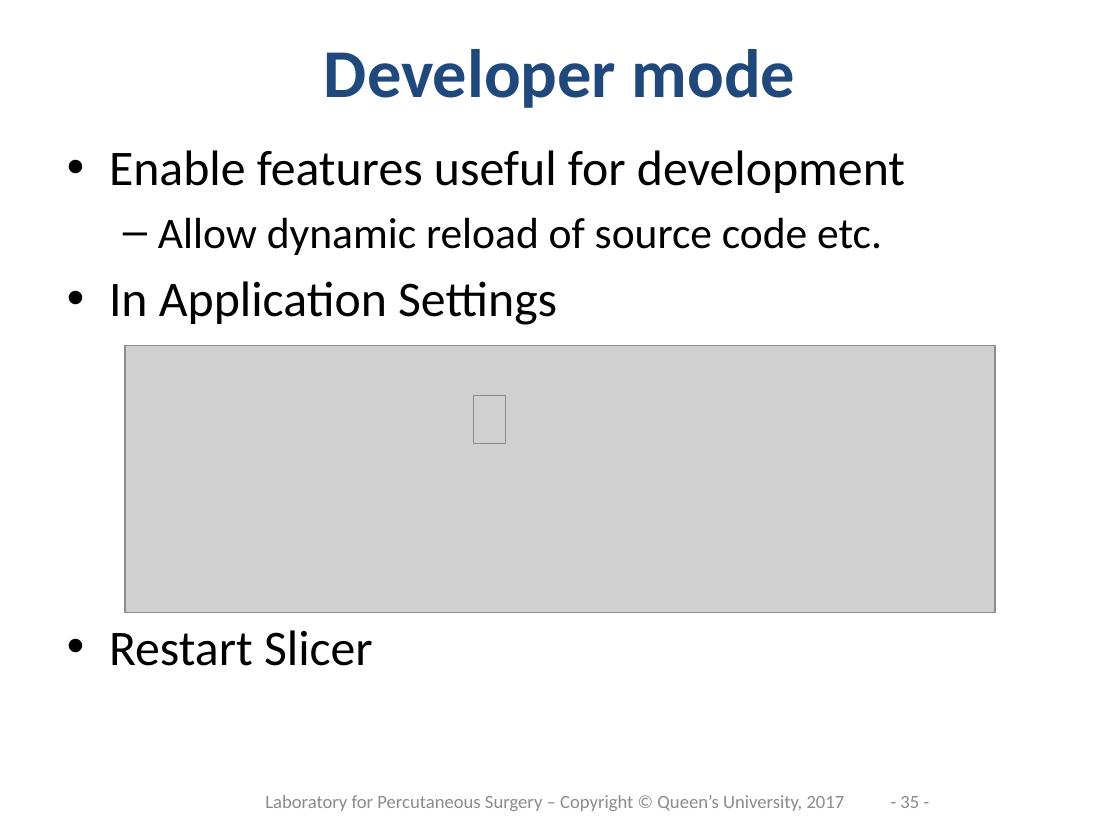
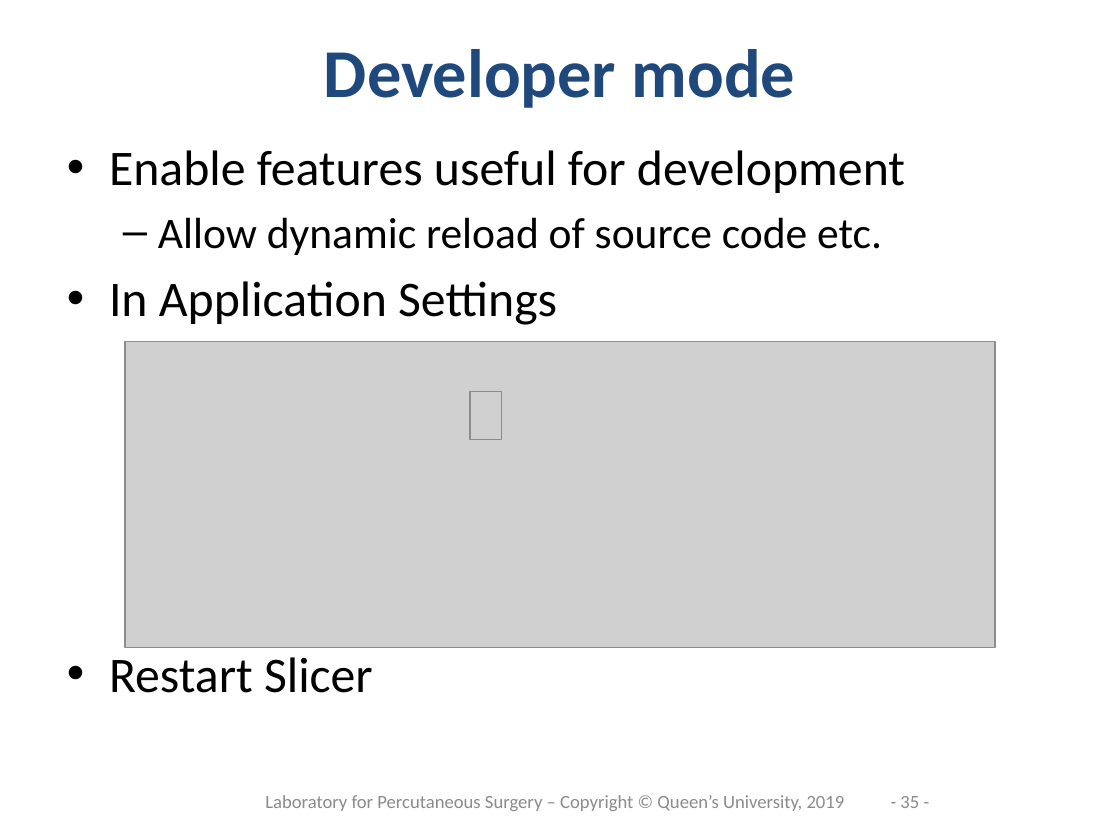
Before and after one commit to PerkLab/PerkLabBootcamp, a slide deck: slide 35 of Doc/day3_2_SlicerProgramming.pptx. Drawn at 1120x840 pixels with LibreOffice and Linux fonts; fonts in the diff are those of the drawing; grey boxes stand for pictures; background and template pictures are left out. Boxes give left, top, right and bottom in pixels: in the first picture for what was removed or moved away, otherwise in the second. Text is boxed around its words. In the diff, an @@ line names an element or a change of style, - is before the commit and + after.

Commit message:
Update Slicer programming tutorial to use ui files

```diff
--- a/Doc/day3_2_SlicerProgramming.pptx
+++ b/Doc/day3_2_SlicerProgramming.pptx
@@ picture: place and size @@
-picture at (125,345,996,613)
+picture at (125,342,996,647)
@@ picture: place and size @@
-picture at (474,395,505,444)
+picture at (470,392,502,440)
@@ text at (109,657,373,693): more space between paragraphs @@
@@ text at (265,795,845,811): text changed @@
-Laboratory for Percutaneous Surgery – Copyright © Queen’s University, 2017
+Laboratory for Percutaneous Surgery – Copyright © Queen’s University, 2019
```
Also in this commit, not shown: 47 other slides changed, 2 slides added.
